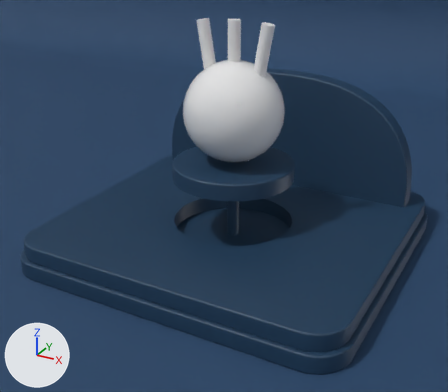
What one commit did to the glTF model public/models/animation-03.glb.
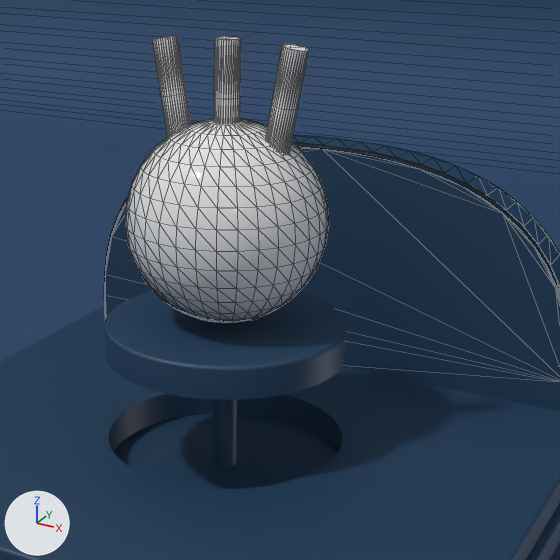
There are two pictures of each version: one whole from a 50 mm lens placed at (4.46, -8.59, 4.15), pointed at (-0.13, -0.23, -0.03), one close up on the part from 27% to 90% of the width and 0% to 72% of the height. Arrows for +X, +Y and +Z are at lower left; the lights stay in place. The close-ups show mesh edges as thin lines. Where no turn or scale is listed for an object, it has been applied to the vertices.

The scene before the commit, as lines of its bpy script (objects in view):
```python
me_circle_002 = bpy.data.meshes.new('Circle.002')
me_circle_002.from_pydata(...)  # 350 vertices, 696 faces; spans x -2.45..2.45, y -0.05..0.3, z -0.01..2.46
me_circle_002.materials.append(mat_default)  # dark blue #203d58
me_cylinder_003 = bpy.data.meshes.new('Cylinder.003')
me_cylinder_003.from_pydata(...)  # 576 vertices, 1140 faces; spans x -0.45..0.86, y -0.1..0.1, z -0.12..2.08
me_sphere = bpy.data.meshes.new('Sphere')
me_sphere.from_pydata(...)  # a UV sphere (32 segments, 16 rings, poles along z) spanning x -0.81..0.81, y -0.81..0.81, z -0.81..0.81
me_sphere.materials.append(mat_material)  # white #e7e7e7
ob_arch01 = bpy.data.objects.new('Arch01', me_circle_002)
ob_arch01.location = (-0.012, 1.763, -0.801)
ob_thing = bpy.data.objects.new('Thing', me_cylinder_003)
ob_thing.location = (-0.211, -0.129, 0.755)
ob_world = bpy.data.objects.new('World', me_sphere)
ob_world.location = (-0.012, -0.129, 1.415)
# also in view: 'Platform01' at (0.0, 0.0, -0.88); 'Platform' at (-0.01, -0.13, 0.44); 'Platform02' at (0.0, 0.0, -0.6); 'Cylinder' at (-0.01, -0.13, -0.93); 'Floor' at (0.0, 1.08, 9.09)
```
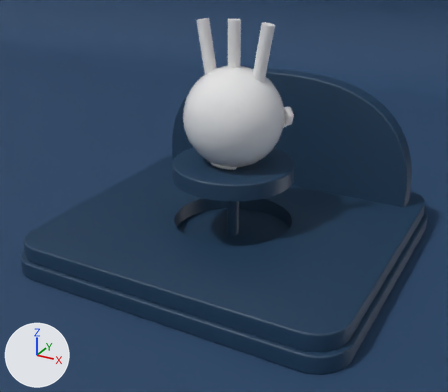
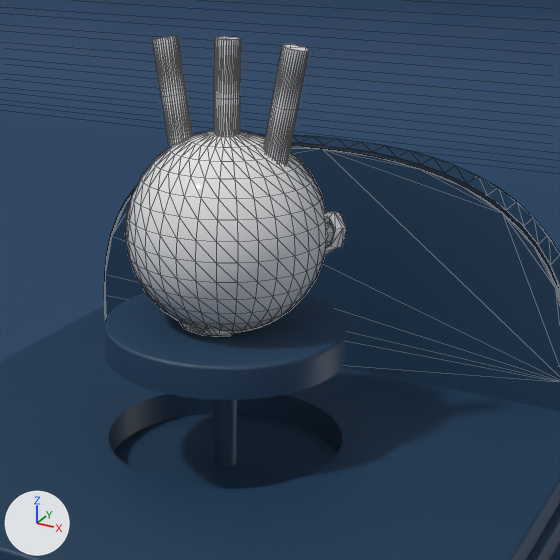
Changed parts and their boxes (x1, y1, x2, y2) in the close-ups (560 x 560 px):
'World', moved
    before: (125, 118, 329, 323)
    after: (125, 130, 328, 333)
'Suzanne', added
    after: (180, 212, 346, 337)

Edits to the bpy script that builds the scene:
```text
Add me_suzanne:
    me_suzanne.from_pydata(...)  # 505 vertices, 968 faces; spans x -0.89..0.89, y -0.56..0.56, z -0.64..0.64
Change ob_world:
    ob_world.location: (-0.012, -0.129, 1.415) -> (-0.012, -0.129, 1.326)
Add ob_suzanne:
    ob_suzanne = bpy.data.objects.new('Suzanne', me_suzanne)
    ob_suzanne.location = (-0.012, -0.129, 1.204)
```
